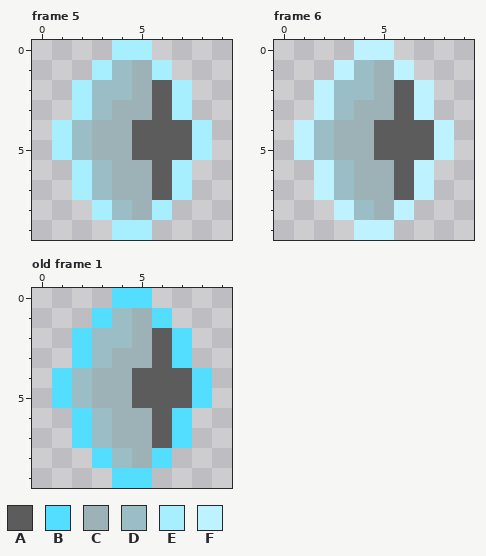
Edited in one commit: pixel-art file (Art/misc/portals/portal_idle.ase). That is the earlier state.
10x10 pixels, 7 frames. Shown: frame 5, frame 6, old frame 1. The commit also changed other frames, which this record leaves out.
Palette (. is transparent): A #5c5c5c  B #53deff  C #9cb2b7  D #9bbdc5  E #a7eeff  F #bef2ff
Pixels before, frame 5, first column x 1:
 0 ...EE...
 1 ..EDCE..
 2 .EDDCAE.
 3 .EDCCAE.
 4 EDCCAAAE
 5 EDCCAAAE
 6 .EDCCAE.
 7 .EDCCAE.
 8 ..EDCE..
 9 ...EE...
Pixels before, frame 6, first column x 1:
 0 ...FF...
 1 ..FDCF..
 2 .FDDCAF.
 3 .FDCCAF.
 4 FDCCAAAF
 5 FDCCAAAF
 6 .FDCCAF.
 7 .FDCCAF.
 8 ..FDCF..
 9 ...FF...
Pixels before, old frame 1, first column x 1:
 0 ...BB...
 1 ..BDCB..
 2 .BDDCAB.
 3 .BDCCAB.
 4 BDCCAAAB
 5 BDCCAAAB
 6 .BDCCAB.
 7 .BDCCAB.
 8 ..BDCB..
 9 ...BB...
And afterwards:
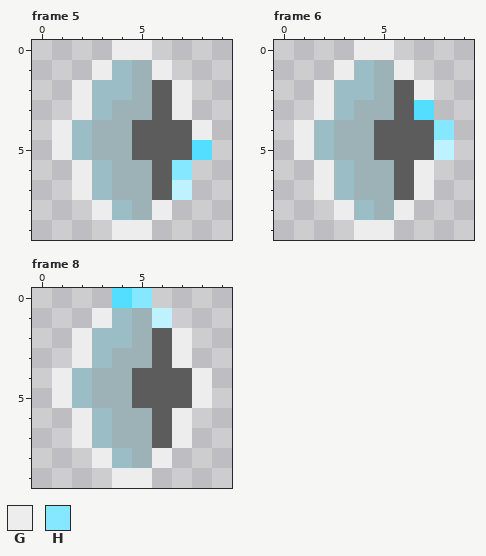
Colours new in this view: G #ededed  H #85e8ff
A new or re-ordered frame is compared with the old frame closest to it.
Message: double check update
Change:
frames 7 -> 9
Frame 5, layer "blue_portal":
Colour B replaces colour E in row 5 at x 8.
Colour F replaces colour E in row 7 at x 7.
Colour G replaces colour E in row 0 at x 4 to 5; in row 1 at x 3 and 6; in rows 2 to 3 at x 2 and 7; in row 4 at x 1 and 8; in row 5 at x 1; in rows 6 to 7 at x 2.
Colour G replaces colour E in row 8 at x 3 and 6; in row 9 at x 4 to 5.
Colour H replaces colour E in row 6 at x 7.
Frame 6, layer "blue_portal":
Colour B replaces colour F in row 3 at x 7.
Colour G replaces colour F in row 0 at x 4 to 5; in row 1 at x 3 and 6; in row 2 at x 2 and 7; in row 3 at x 2; in rows 4 to 5 at x 1; in rows 6 to 7 at x 2 and 7.
Colour G replaces colour F in row 8 at x 3 and 6; in row 9 at x 4 to 5.
Colour H replaces colour F in row 4 at x 8.
Frame 8 is new; against old frame 1, layer "blue_portal":
Colour F replaces colour B in row 1 at x 6.
Colour G replaces colour B in row 1 at x 3; in rows 2 to 3 at x 2 and 7; in rows 4 to 5 at x 1 and 8; in rows 6 to 7 at x 2 and 7; in row 8 at x 3 and 6; in row 9 at x 4 to 5.
Colour H replaces colour B in row 0 at x 5.
